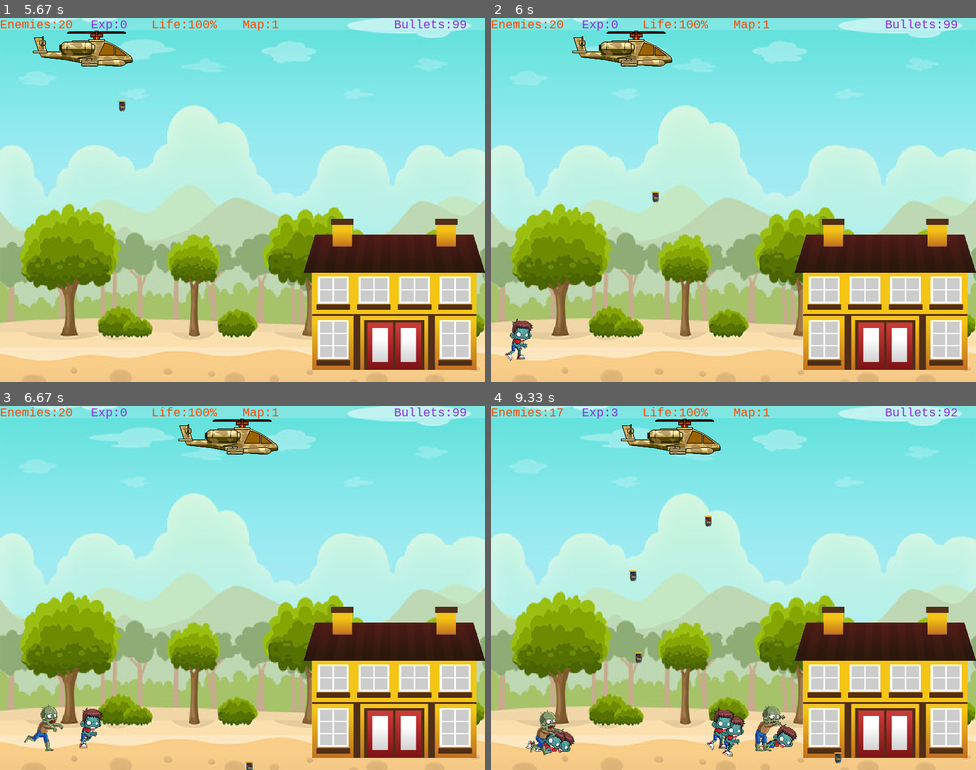
Above: before the commit, frames 1-4 (two rows, left to right).
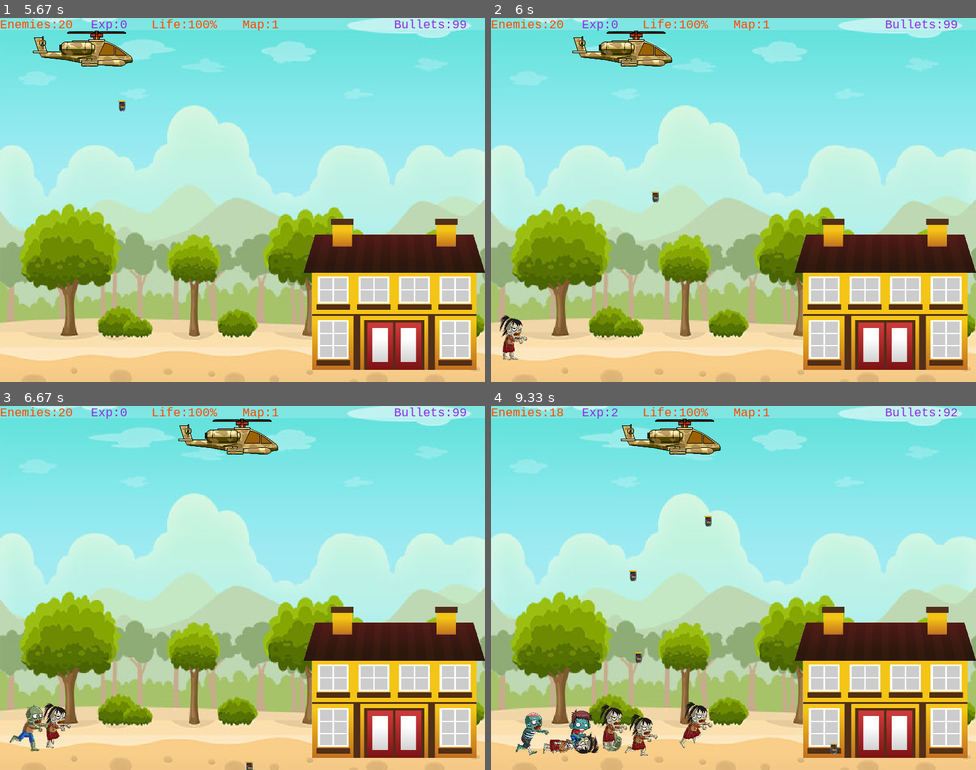
Above: after the commit, the same moments.

Repository: maharba1809/ZombiePan-pygame-src
Game: pygame game, started from main.py
Same seed, same stepped clock (60 frames per second), same inputs: the game is played once before the commit and once after it.
Inputs (mouse positions are in pixels of both pictures, inside the frame that each line leads up to):
- Up to frame 1 (5.67 s): click (111, 312) at 0.38 s; hold Right 0.67-1.13 s; move the mouse to (242, 221) at 0.7 s; click (92, 145) at 1.23 s; hold Right 1.5-1.97 s; move the mouse to (315, 72) at 1.53 s; click (300, 232) at 2.07 s; click (126, 127) at 2.38 s; hold Left 2.67-3.2 s; move the mouse to (247, 236) at 2.7 s; click (203, 250) at 3.28 s; hold Left 3.57-3.97 s; move the mouse to (174, 123) at 3.6 s; click (111, 68) at 4.08 s; hold Right 4.33-4.97 s; move the mouse to (58, 119) at 4.37 s; hold Left 5-5.47 s; move the mouse to (417, 170) at 5.03 s; tap Space at 5.5 s
- Up to frame 2 (6 s): no input
- Up to frame 3 (6.67 s): no input
- Up to frame 4 (9.33 s): hold Left 6.83-7.37 s; hold Left 7.4-7.8 s; tap Space at 7.47, 7.77, 7.9, 8.2, 8.57, 8.87, 9.07 s; hold Right 7.83-8.47 s; hold Left 8.5-8.97 s; hold Right from 9 s (still down)

Frame 1 is identical in both runs. In frame 2, 0.5% of the frame differs, in the area x 1-9%, y 81-95%; in frame 3, 1.1%; in frame 4, 3.8%, in the area x 5-73%, y 0-99%.

Commit message:
new characters, mary, piracy

Diff:
--- a/device.py
+++ b/device.py
@@ -4,11 +4,12 @@
 import defaults as df
 import os
 print('Loading Sound and Video')
+version = '1.1.6'
 
 class AddWin():
     def _init_(self):
         pygame.init()
-        pygame.display.set_caption('Zombie Pan 1.1.5')
+        pygame.display.set_caption('Zombie Pan '+ version)
 
 
 class AddSound(AddWin):
--- a/zombies.py
+++ b/zombies.py
@@ -30,7 +30,7 @@
         self.size_attack = (50, 77)
 
         self.hit = False
-        self.attack_delay = 30 #fps
+        self.attack_delay = 15 #fps
         self.attack_count = 0
         self.damage_rate = 4
         self.hitting = False
@@ -41,7 +41,7 @@
     def load_images(self):
         print('\n')
         for item in self.files_run:
-            print('loading file',item)
+            print('loading file', item)
             images = pygame.image.load(item)
             self.imagesRun.append(pygame.transform.scale(images, self.fileSizeRun))
 
@@ -185,6 +185,46 @@
 
         self.damage_rate = 2
 
+
+class MariaEnemy(Enemy):
+    def __init__(self):
+        Enemy.__init__(self)
+        asset_path = var.assetsDir + "maria100"
+
+        file_name = ['run_01.png','run_02.png','run_03.png','run_04.png','run_05.png','run_06.png','run_07.png','run_08.png','run_09.png','run_10.png']
+        self.files_run = [asset_path + '/' + e for e in file_name]
+        self.fileSizeRun = (63, 77)
+
+        file_name = ['dead_1.png', 'dead_2.png', 'dead_3.png', 'dead_4.png', 'dead_5.png', 'dead_6.png', 'dead_7.png', 'dead_8.png']
+        self.files_dead = [asset_path + '/' + e for e in file_name]
+        self.fileSizeDead = (112, 77)
+
+        file_name = ['attack_1.png', 'attack_2.png', 'attack_3.png', 'attack_4.png', 'attack_5.png', 'attack_6.png']
+        self.files_attack = [asset_path + '/' + e for e in file_name]
+        self.size_attack = (57, 77)
+
+        self.damage_rate = 3
+
+
+class PirateEnemy(Enemy):
+    def __init__(self):
+        Enemy.__init__(self)
+        asset_path = var.assetsDir + "pirat100"
+
+        file_name = ['run_-01.png', 'run_-02.png', 'run_-03.png', 'run_-04.png', 'run_-05.png', 'run_-06.png', 'run_-07.png', 'run_-08.png', 'run_-09.png', 'run_-10.png']
+        self.files_run = [asset_path + '/' + e for e in file_name]
+        self.fileSizeRun = (67, 77)
+
+        file_name = ['dead_1.png', 'dead_2.png', 'dead_3.png', 'dead_4.png', 'dead_5.png', 'dead_6.png', 'dead_7.png', 'dead_8.png']
+        self.files_dead = [asset_path + '/' + e for e in file_name]
+        self.fileSizeDead = (96, 77)
+
+        file_name = ['attack_1.png', 'attack_2.png', 'attack_3.png', 'attack_4.png', 'attack_5.png', 'attack_6.png']
+        self.files_attack = [asset_path + '/' + e for e in file_name]
+        self.size_attack = (51, 77)
+
+        self.damage_rate = 4
+
 class Horde():
 
     def __init__(self):
@@ -197,24 +237,30 @@
 
     def new_enemy(self):
         if self.count < self.limit:
-            if int(random.random()*100) % 2 ==0:
+            random_enemy = int(random.random()*1000)
+            if random_enemy % 2 == 0:
+                enemy = MariaEnemy()
+                enemy.u = 2.5
+            elif random_enemy % 3 == 0:
+                enemy = ChildEnemy()
+                enemy.u = 4
+            elif random_enemy % 5 == 0:
+                enemy = PirateEnemy()
+                enemy.u = 3
+            else:
                 enemy = Enemy()
-                # print('New bald zombie')
-            else:
-                enemy = ChildEnemy()
-                # print('New kid zombie')
-            # enemy2 = ChildEnemy()
+                enemy.u = 2
+
             self.count += 1
             enemy.load_images()
             # print(enemy.rect.h)
-            enemy.rect.y =  df.display_height - self.map_gap - enemy.rect.h - 20*random.random()
+            enemy.rect.y = df.display_height - self.map_gap - enemy.rect.h - 20*random.random()
             # enemy.rect.y =  df.display_height - self.map_gap - 77*random.random()
 
-            enemy.u = 3*(1+random.random())
+            # enemy.u = 3*(1+random.random())
             # print(enemy.u)
 
             self.enemies.append(enemy)
-
 
     def enemy_control(self,t0):
         if self.time_to_born:
@@ -222,8 +268,6 @@
                 self.new_enemy()
                 del self.time_to_born[0]
 
-
-
     def update(self):
         for i in range(1,self.limit+1):
             self.time_to_born.append(i*500)
Not shown, changed: README.md
Binary file added: assets/maria100/Attack1.png
Binary file added: assets/maria100/attack_1.png
Binary file added: assets/maria100/attack_2.png
Binary file added: assets/maria100/attack_3.png
Binary file added: assets/maria100/attack_4.png
Binary file added: assets/maria100/attack_5.png
Binary file added: assets/maria100/attack_6.png
Binary file added: assets/maria100/dead_1.png
Binary file added: assets/maria100/dead_2.png
Binary file added: assets/maria100/dead_3.png
Binary file added: assets/maria100/dead_4.png
(and 39 more such lines)
